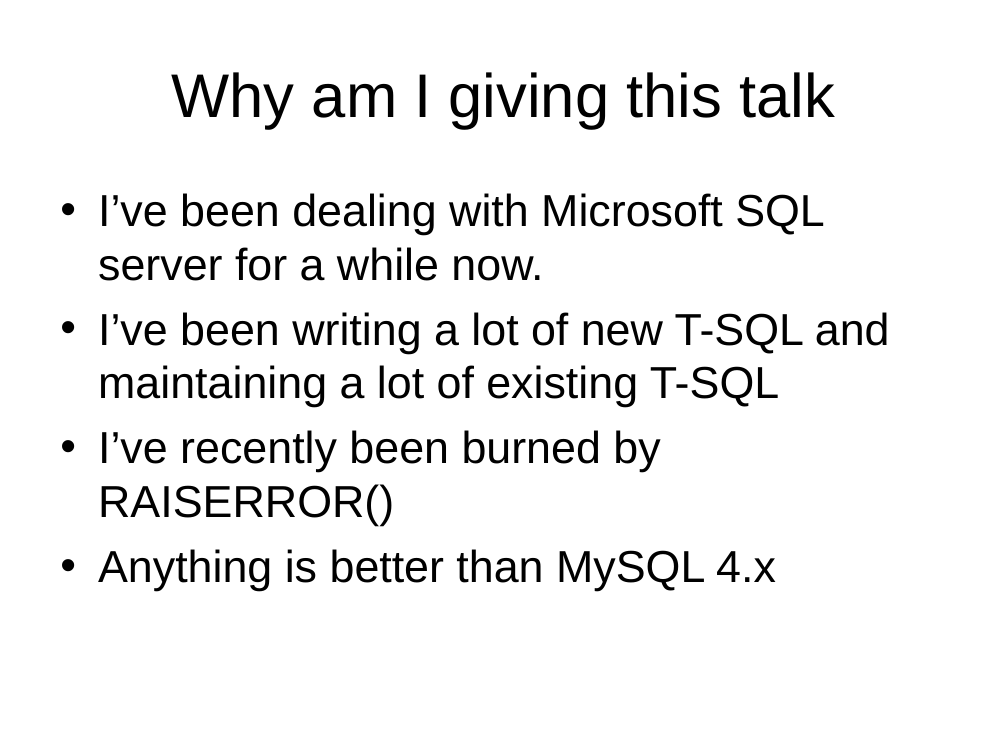
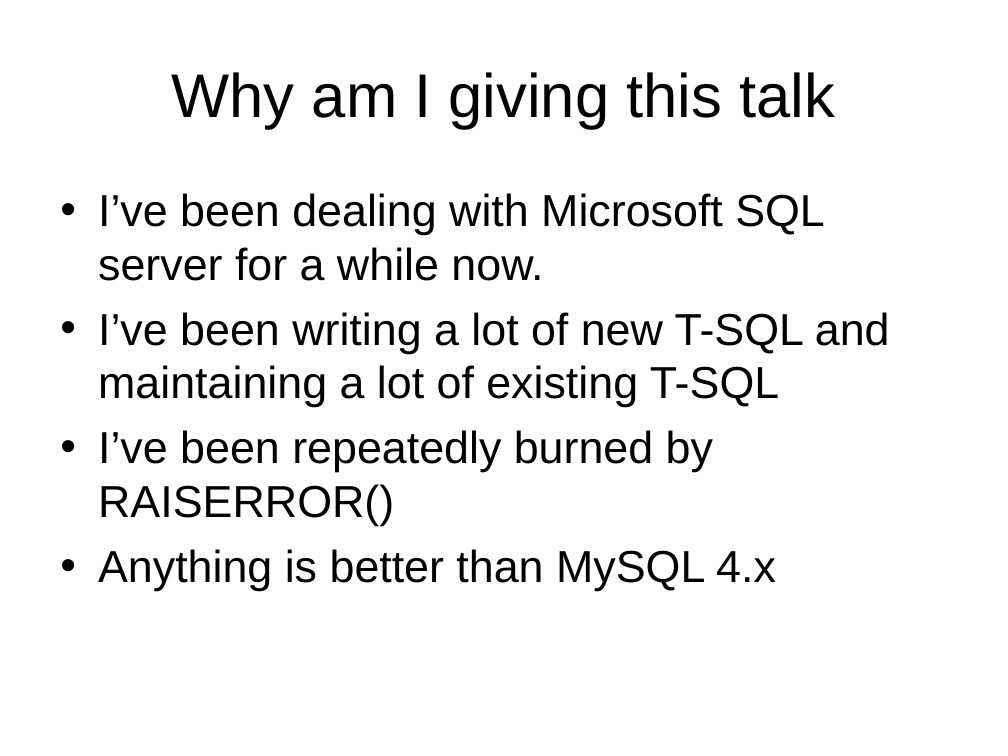
Before and after one commit to LIPHP/Employee-Contact-List, a slide deck: slide 5 of Docs/Using Microsoft SQL Server with PHP.ppt. Drawn at 1008x756 pixels with LibreOffice and Linux fonts; fonts in the diff are those of the drawing. Boxes give left, top, right and bottom in pixels: in the first picture for what was removed or moved away, otherwise in the second. Text is boxed around its words. In the diff, an @@ line names an element or a change of style, - is before the commit and + after.

Commit message:
RAISERROR Severity Examples.sql() and TRY/CATCH examples.

```diff
--- a/Docs/Using Microsoft SQL Server with PHP.ppt
+++ b/Docs/Using Microsoft SQL Server with PHP.ppt
@@ text at (x1=98, y1=430, x2=713, y2=526): text changed @@
-• I’ve recently been burned by RAISERROR()
+• I’ve been repeatedly burned by RAISERROR()
```
Also in this commit, not shown: 8 other slides changed, 9 slides added, 2 slides removed, 2 other files.
